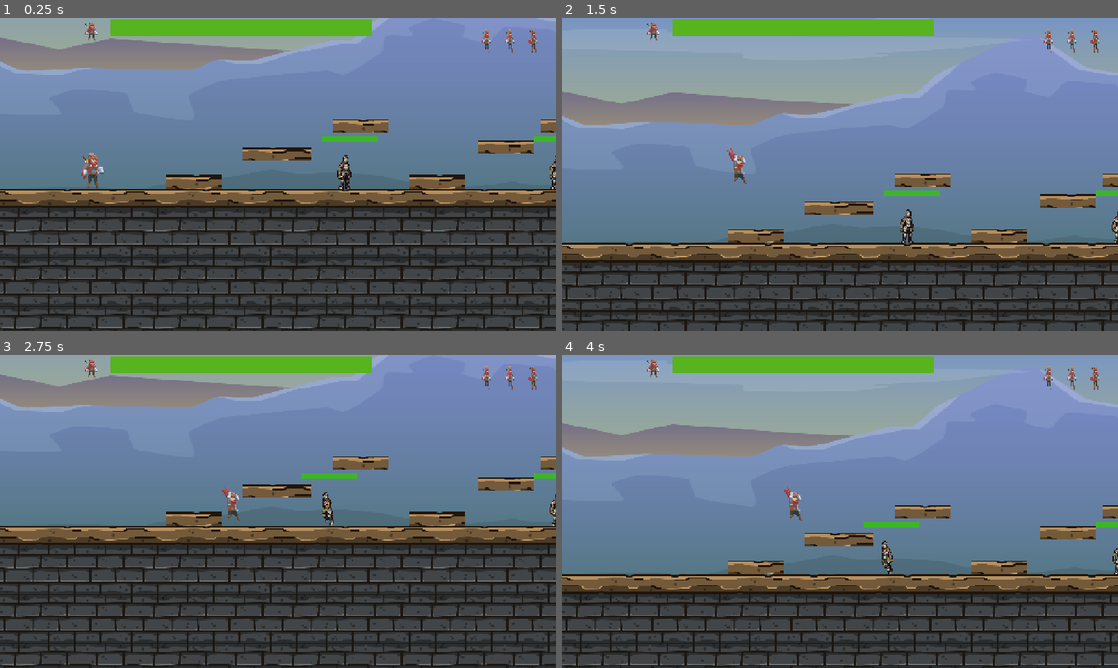
Above: before the commit, frames 1-4 (two rows, left to right).
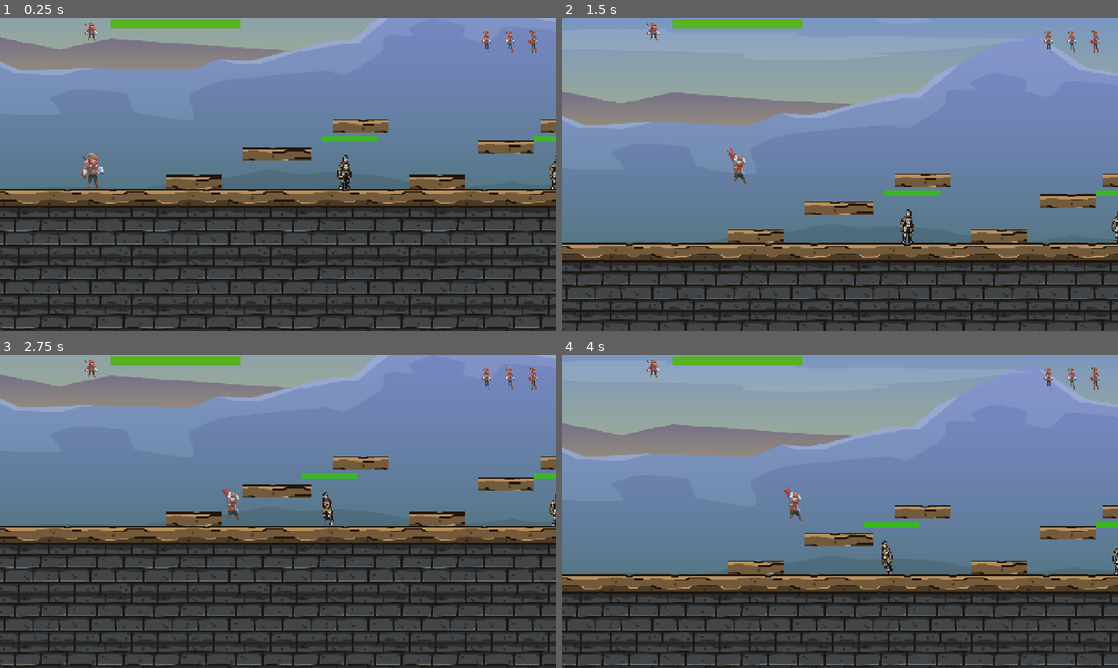
Above: after the commit, the same moments.

Repository: NicoCuadrado/FinalProgAvanzadaGodot
Game: Godot game, scene res://escenas/nivel_1.tscn
Same seed, same stepped clock (60 frames per second), same inputs: the game is played once before the commit and once after it.
Inputs (mouse positions are in pixels of both pictures, inside the frame that each line leads up to):
- Up to frame 1 (0.25 s): no input
- Up to frame 2 (1.5 s): tap Enter (ui_accept) at 0.5, 0.77 s; move the mouse to (962, 158) at 0.52 s; hold Right (ui_right) from 0.53 s (still down); click (962, 158) at 0.67 s; move the mouse to (728, 190) at 1.27 s
- Up to frame 3 (2.75 s): tap Enter (ui_accept) at 1.52 s; move the mouse to (333, 442) at 2.02 s; release Right (ui_right) at 2.03 s; hold Left (ui_left) from 2.03 s (still down)
- Up to frame 4 (4 s): move the mouse to (812, 574) at 2.77 s; release Left (ui_left) at 2.78 s; hold Right (ui_right) from 2.78 s (still down); click (812, 574) at 2.92 s; tap Enter (ui_accept) at 3.02, 3.77 s; move the mouse to (1006, 558) at 3.52 s

The runs differ from the first frame. In frame 1, 1.8% of the frame differs, in the area x 19-67%, y 0-6%; in frame 2, 1.8%; in frame 3, 1.8%; in frame 4, 1.8%.

Commit message:
Primer instancia de menu principal

Diff:
--- a/escenas/GameOver.tscn
+++ b/escenas/GameOver.tscn
@@ -43,6 +43,7 @@
 
 [node name="Menu" type="Button" parent="Control"]
 custom_minimum_size = Vector2(200, 50)
+layout_mode = 0
 offset_left = 534.0
 offset_top = 216.0
 offset_right = 734.0
--- /dev/null
+++ b/escenas/MenuPrincipal.tscn
@@ -0,0 +1,66 @@
+[gd_scene format=3 uid="uid://bdt7trimhcnvk"]
+
+[node name="MenuPrincipal" type="Control"]
+layout_mode = 3
+anchors_preset = 15
+anchor_right = 1.0
+anchor_bottom = 1.0
+grow_horizontal = 2
+grow_vertical = 2
+
+[node name="Control" type="Control" parent="."]
+layout_mode = 1
+anchors_preset = 15
+anchor_right = 1.0
+anchor_bottom = 1.0
+grow_horizontal = 2
+grow_vertical = 2
+
+[node name="Jugar" type="Button" parent="Control"]
+custom_minimum_size = Vector2(150, 30)
+layout_mode = 1
+anchors_preset = 8
+anchor_left = 0.5
+anchor_top = 0.5
+anchor_right = 0.5
+anchor_bottom = 0.5
+offset_left = -75.0
+offset_top = -34.5
+offset_right = 75.0
+offset_bottom = 22.5
+grow_horizontal = 2
+grow_vertical = 2
+theme_override_font_sizes/font_size = 35
+text = "Jugar"
+
+[node name="Salir" type="Button" parent="Control"]
+custom_minimum_size = Vector2(150, 30)
+layout_mode = 1
+anchors_preset = 8
+anchor_left = 0.5
+anchor_top = 0.5
+anchor_right = 0.5
+anchor_bottom = 0.5
+offset_left = -21.0
+offset_top = 129.5
+offset_right = 21.0
+offset_bottom = 160.5
+grow_horizontal = 2
+grow_vertical = 2
+theme_override_font_sizes/font_size = 35
+text = "Salir"
+
+[node name="Titulo" type="Label" parent="."]
+layout_mode = 1
+anchors_preset = 5
+anchor_left = 0.5
+anchor_right = 0.5
+offset_left = -419.0
+offset_top = 106.0
+offset_right = 419.0
+offset_bottom = 161.0
+grow_horizontal = 2
+theme_override_font_sizes/font_size = 60
+text = "Héroe de Acero"
+horizontal_alignment = 1
+vertical_alignment = 1
--- /dev/null
+++ b/escenas/menu_principal.gd
@@ -0,0 +1,15 @@
+extends Control
+
+
+# Called when the node enters the scene tree for the first time.
+func _ready() -> void:
+	pass # Replace with function body.
+
+
+# Called every frame. 'delta' is the elapsed time since the previous frame.
+func _process(delta: float) -> void:
+	pass
+
+
+func _on_jugar_pressed() -> void:
+	pass # Replace with function body.
--- a/escenas/player.tscn
+++ b/escenas/player.tscn
@@ -378,7 +378,7 @@
 texture = ExtResource("6_t3yu4")
 
 [node name="ProgressBar" type="ProgressBar" parent="CanvasLayer/BarraDeVida"]
-custom_minimum_size = Vector2(600, 40)
+custom_minimum_size = Vector2(300, 20)
 layout_mode = 2
 theme_override_styles/background = SubResource("StyleBoxFlat_k4kro")
 theme_override_styles/fill = SubResource("StyleBoxFlat_6nxto")
Not shown, added: escenas/menu_principal.gd.uid
